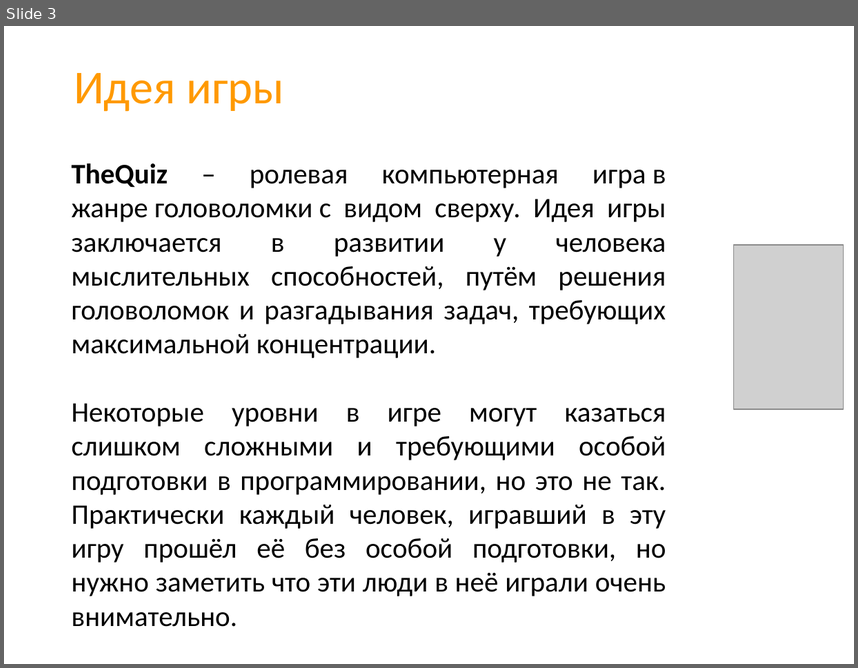
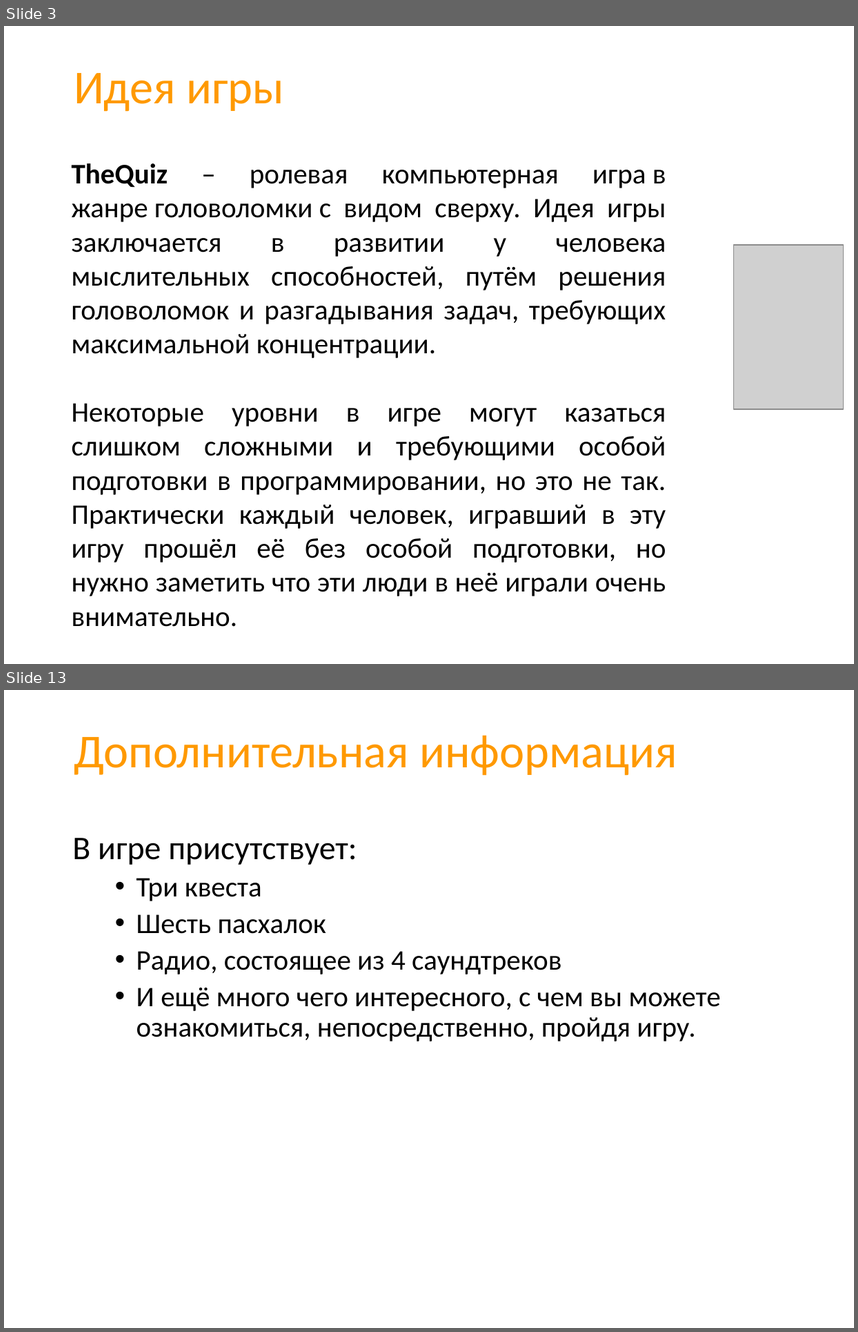
Before and after one commit to CicadaInc/thequiz, a slide deck: presentation.pptx. Shown one above the other, each under a label of ours: slide 3 before the commit, slides 3 and 13 after it; the slides between them are not shown. The pictures are 858x668 and 858x1332 pixels, drawn with LibreOffice and Linux fonts; fonts in the diff are those of the drawing; grey boxes stand for pictures; background and template pictures are left out. Boxes give left, top, right and bottom in pixels: in the first picture for what was removed or moved away, otherwise in the second. Text is boxed around its words. In the diff, an @@ line names an element or a change of style, - is before the commit and + after.

```diff
--- a/presentation.pptx
+++ b/presentation.pptx
@@ slide 13 added at [4, 690, 854, 1328], background picture (left out) @@
@@ title added at [74, 735, 677, 776], 40 pt, text #FF9900 @@
+Дополнительная информация
@@ text added at [72, 838, 721, 1041], 24 pt, text #000000 @@
+В игре присутствует:
+  • Три квеста
+  • Шесть пасхалок
+  • Радио, состоящее из 4 саундтреков
+  • И ещё много чего интересного, с чем вы можете ознакомиться, непосредственно, пройдя игру.
```
Also in this commit, not shown: 3 slides changed, 7 other slides added, 2 slides removed, 3 other files.
